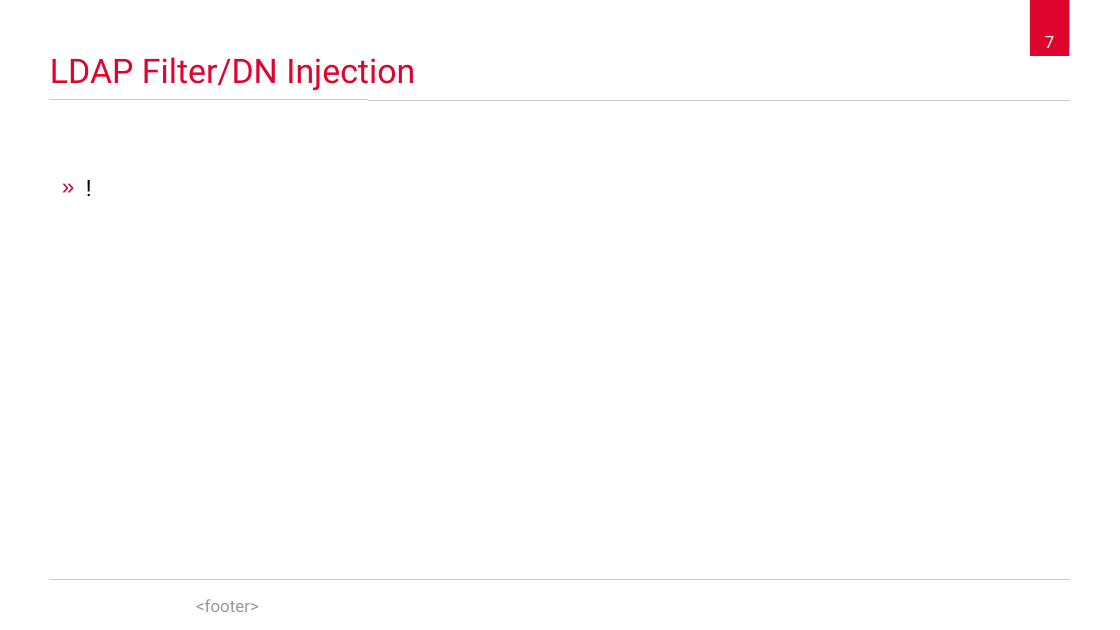
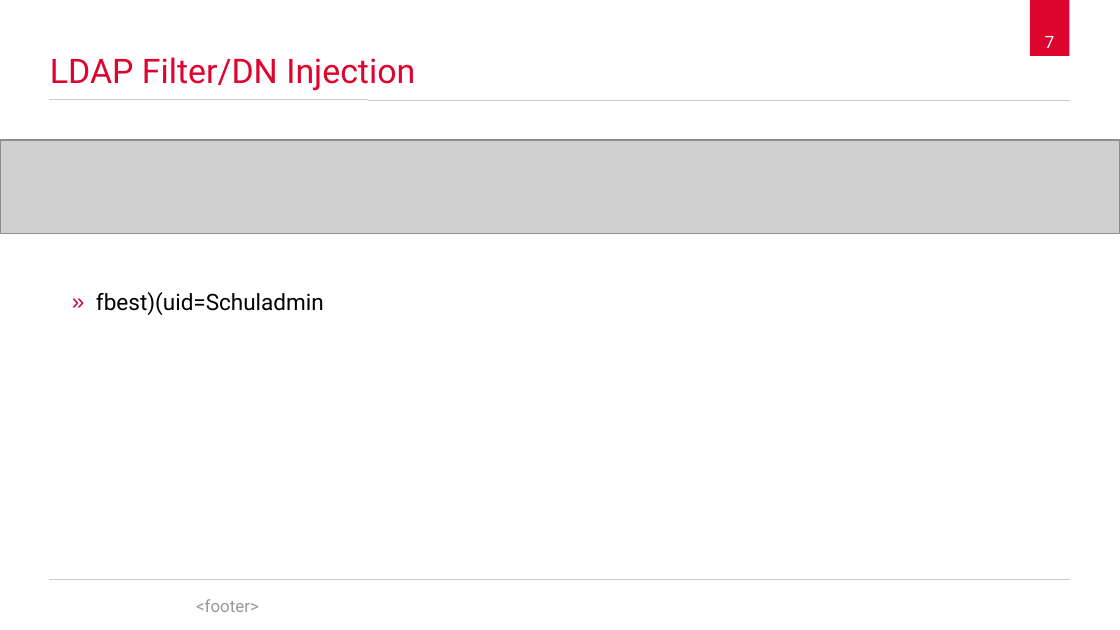
Before and after one commit to spaceone/presentations, a slide deck: slide 7 of die-bekanntesten-sicherheitsluecken/2017-11-21-Azubi-wissenstransfer-bekannte-sicherheitsluecken.odp. Drawn at 1120x630 pixels with LibreOffice and Linux fonts; fonts in the diff are those of the drawing; grey boxes stand for pictures; background and template pictures are left out. Boxes give left, top, right and bottom in pixels: in the first picture for what was removed or moved away, otherwise in the second. Text is boxed around its words. In the diff, an @@ line names an element or a change of style, - is before the commit and + after.

```diff
--- a/die-bekanntesten-sicherheitsluecken/2017-11-21-Azubi-wissenstransfer-bekannte-sicherheitsluecken.odp
+++ b/die-bekanntesten-sicherheitsluecken/2017-11-21-Azubi-wissenstransfer-bekannte-sicherheitsluecken.odp
@@ picture added at (x1=0, y1=140, x2=1120, y2=234) @@
@@ text at (x1=96, y1=292, x2=324, y2=315): text changed @@
-» !
+» fbest)(uid=Schuladmin
```
Also in this commit, not shown: 7 other slides changed, 1 slide removed.
